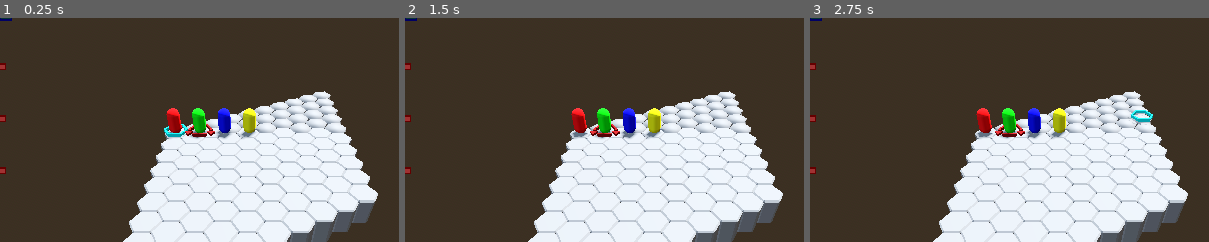
Above: before the commit, frames 1-3 (left to right).
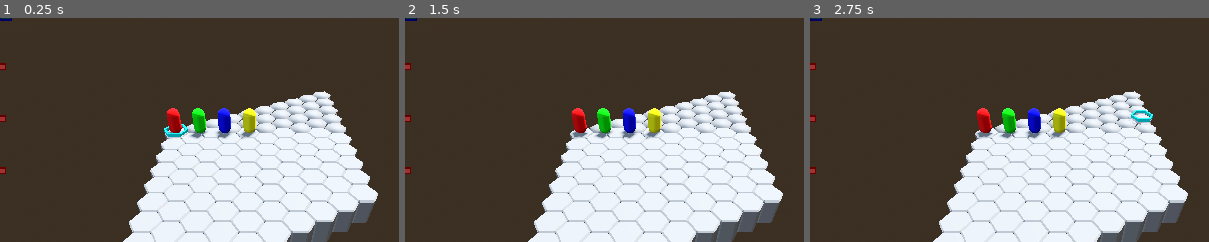
Above: after the commit, the same moments.

Repository: GuSoder/mini-turn-client
Game: Godot game, scene res://scenes/client1.tscn
Same seed, same stepped clock (60 frames per second), same inputs: the game is played once before the commit and once after it. This scene is started directly instead of the project's main scene.
Inputs (mouse positions are % of the whole screen's width and height, from its top left):
- Up to frame 1 (0.25 s): no input
- Up to frame 2 (1.5 s): tap Enter at 0.5, 0.6 s; move the mouse to (72, 45) at 0.52 s; click (72, 45) at 0.67 s; tap Space at 1.25 s; move the mouse to (30, 55) at 1.27 s; tap C at 1.35 s; click (30, 55) at 1.42 s
- Up to frame 3 (2.75 s): tap Enter at 2 s; move the mouse to (60, 28) at 2.02 s; tap L at 2.1 s; click (60, 28) at 2.17 s
The pictures show only the part of the screen within x 19-69%, y 5-55%; the shares and areas given below are measured in that part.

The runs differ from the first frame. In frame 1, 0.2% of the frame differs, in the area x 46-54%, y 47-54%; in frame 2, 0.2%; in frame 3, 0.2%.

Commit message:
Show TargetRing when hovering over occupied hexes

Diff:
--- a/scripts/hex_input.gd
+++ b/scripts/hex_input.gd
@@ -8,6 +8,7 @@
 var current_path: Array[Vector2i] = []
 var is_selecting_path: bool = false
 var hover_mark: MeshInstance3D
+var target_ring: MeshInstance3D
 var is_move_pending: bool = false
 var move_timeout_timer: Timer
 var move_retry_count: int = 0
@@ -17,6 +18,10 @@
 	client = get_parent() as Client
 	camera = get_viewport().get_camera_3d()
 	hover_mark = client.get_node("HoverMark")
+	target_ring = client.get_node("TargetRing")
+
+	# Initially hide the target ring
+	target_ring.visible = false
 
 	# Set up timeout timer for move requests
 	move_timeout_timer = Timer.new()
@@ -174,8 +179,7 @@
 		handle_mouse_hover(event.position)
 
 func handle_mouse_hover(screen_pos: Vector2):
-	if not camera or not hover_mark:
-		print("Camera or hover_mark not found")
+	if not camera or not hover_mark or not target_ring:
 		return
 
 	var from = camera.project_ray_origin(screen_pos)
@@ -189,13 +193,23 @@
 		# Get the hex node position directly from the collision body
 		var hex_node = result.collider
 		var hex_world_pos = hex_node.global_position
-
-		#print("Hover: Hit hex at ", hex_world_pos)
-		hover_mark.position = hex_world_pos
-		hover_mark.visible = true
-	else:
-		#print("No ray intersection")
+		var hex_pos = get_hex_coordinates_from_node(hex_node)
+
+		# Check if this hex is occupied by a player
+		if is_hex_occupied_by_player(hex_pos):
+			# Show TargetRing, hide HoverMark
+			target_ring.position = hex_world_pos
+			target_ring.visible = true
+			hover_mark.visible = false
+		else:
+			# Show HoverMark, hide TargetRing
+			hover_mark.position = hex_world_pos
+			hover_mark.visible = true
+			target_ring.visible = false
+	else:
+		# No intersection - hide both markers
 		hover_mark.visible = false
+		target_ring.visible = false
 
 func _on_move_response(success: bool, response_data: Dictionary):
 	move_timeout_timer.stop()  # Stop timeout timer since we got response
